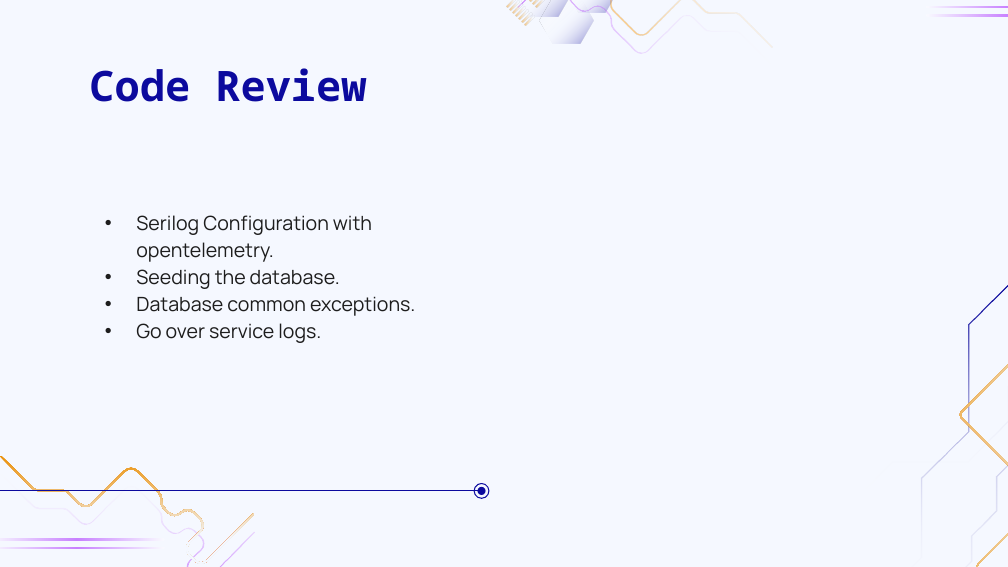
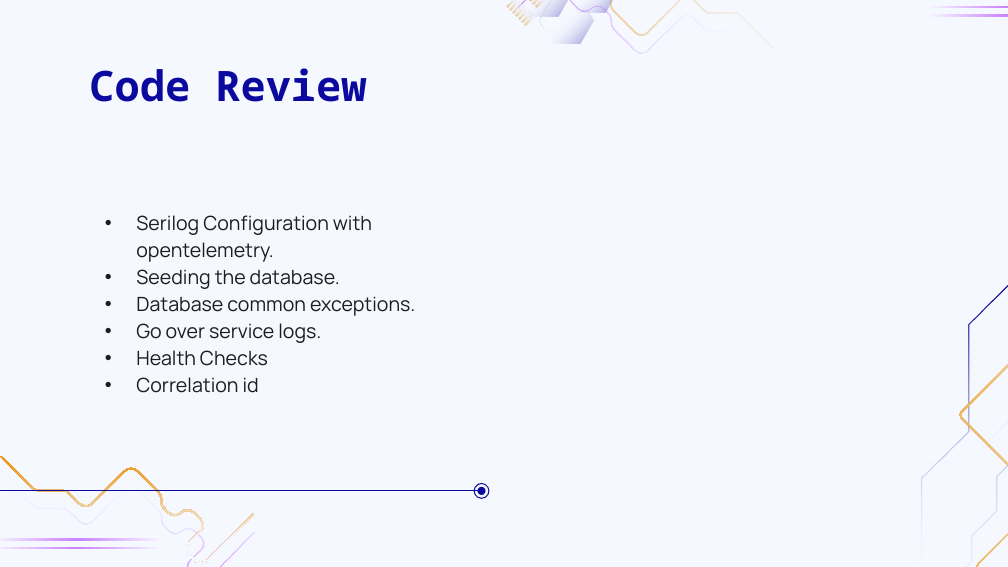
Before and after one commit to eliekhadij-inmind/Logging.Workshop, a slide deck: slide 15 of Workshop Prensentation.pptx. Drawn at 1008x567 pixels with LibreOffice and Linux fonts; fonts in the diff are those of the drawing; background and template pictures are left out. Boxes give left, top, right and bottom in pixels: in the first picture for what was removed or moved away, otherwise in the second. Text is boxed around its words. In the diff, an @@ line names an element or a change of style, - is before the commit and + after.

Commit message:
chore: Add HealthChecks, Enrichers, CorrelationId implementation

```diff
--- a/Workshop Prensentation.pptx
+++ b/Workshop Prensentation.pptx
@@ subtitle at <box>136,350,268,393</box>: paragraphs added @@
+• Health Checks
+• Correlation id
```
Also in this commit, not shown: 1 other slide changed, 9 other files.
